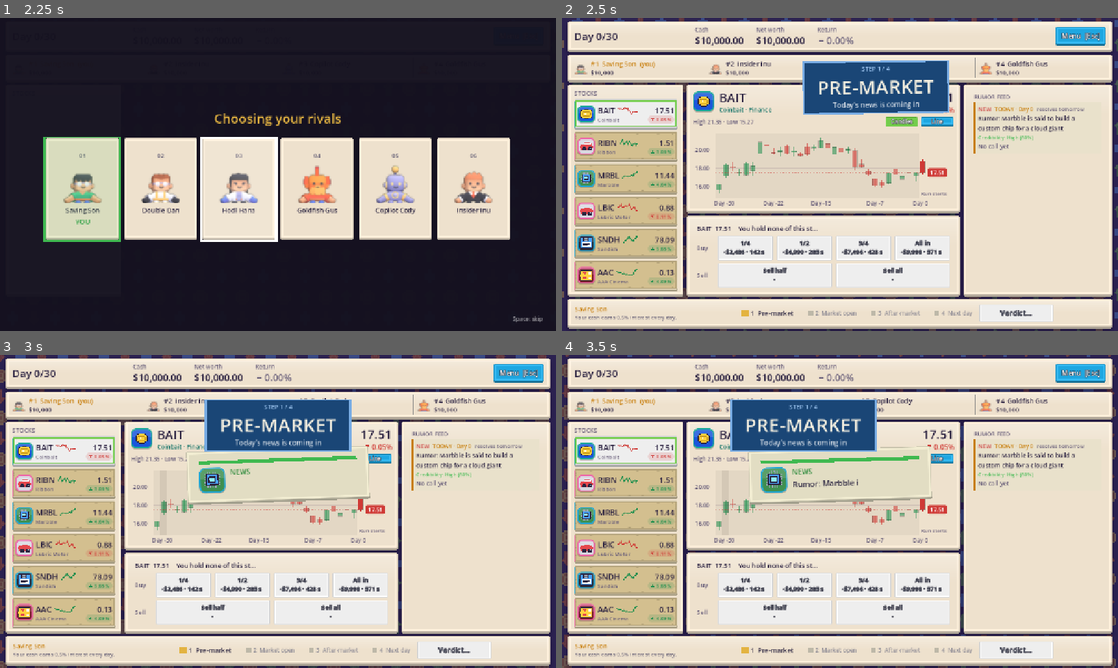
Above: before the commit, frames 1-4 (two rows, left to right).
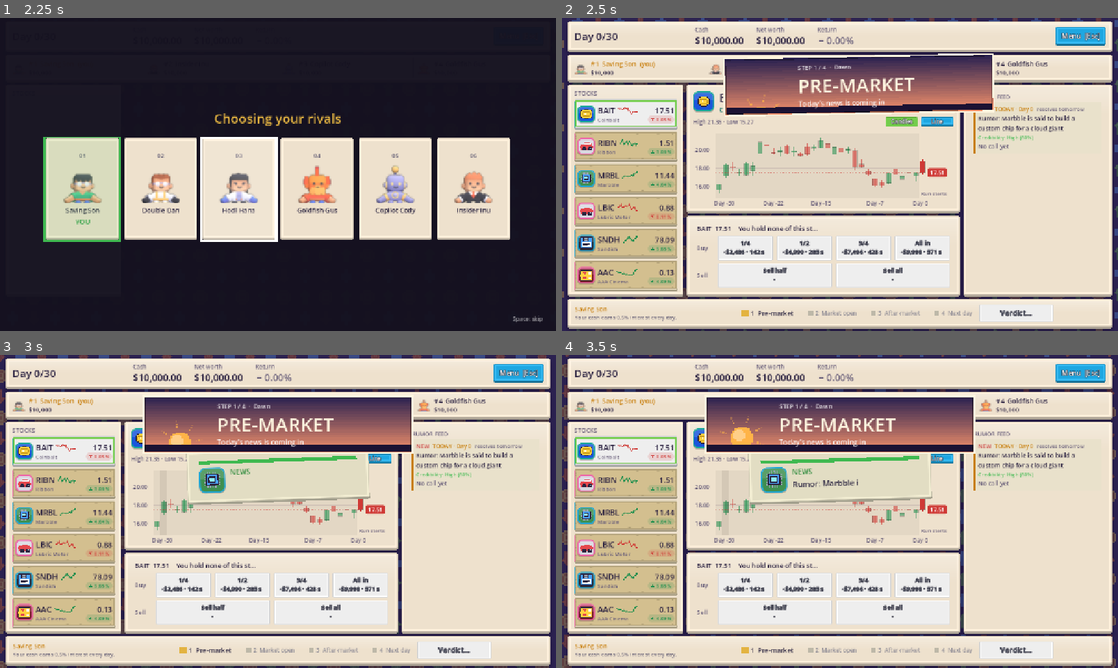
Above: after the commit, the same moments.

Repository: littenduck/stock-simulator
Game: Godot game, scene res://ui/main_menu/main_menu.tscn
Same seed, same stepped clock (60 frames per second), same inputs: the game is played once before the commit and once after it.
Inputs (mouse positions are in pixels of both pictures, inside the frame that each line leads up to):
- Up to frame 1 (2.25 s): click "New Run" at 0.5 s; click "Start Run" at 1.25 s; tap Enter (ui_accept) at 2 s; move the mouse to (400, 158) at 2.02 s; hold Right from 2.03 s (still down); hold B (buy) from 2.03 s (still down); click (400, 158) at 2.17 s
- Up to frame 2 (2.5 s): keep holding Right; keep holding B (buy); tap Enter (ui_accept) at 2.27 s; tap Space (next_day) at 2.3 s
- Up to frame 3 (3 s): move the mouse to (166, 527) at 2.77 s; release Right at 2.78 s; release B (buy) at 2.78 s; hold Left from 2.78 s (still down); tap Space (next_day) at 2.85 s; click (166, 527) at 2.92 s
- Up to frame 4 (3.5 s): keep holding Left; tap Enter (ui_accept) at 3.02 s; tap S (sell) at 3.05 s

Frame 1 is identical in both runs. In frame 2, 8.8% of the frame differs, in the area x 29-78%, y 11-32%; in frame 3, 8.5%; in frame 4, 8.5%.

Commit message:
table: step banners painted as dawn, daytime and night; day-turnover scene (moon sets, sun rises, day counter flips) before the next pre-market
Co-Authored-By: Claude Sonnet 5.5 <noreply@anthropic.com>

Diff:
--- a/localization/table.csv
+++ b/localization/table.csv
@@ -139,4 +139,7 @@
 TABLE_BANNER_PRE,Today's news is coming in
 TABLE_BANNER_OPEN,Trade and make your call
 TABLE_BANNER_AFTER,Everybody's bets are revealed
-TABLE_BANNER_NEXT,The day turns over
+TABLE_BANNER_DAWN,Dawn
+TABLE_BANNER_DAY,Daytime
+TABLE_BANNER_NIGHT,Night
+TABLE_DAY_OF,Day %d / %d
--- /dev/null
+++ b/ui/table/day_transition.gd
@@ -0,0 +1,85 @@
+## The scene between two days: the screen turns to night, the moon sets, the sun comes up, and the day counter
+## flips from the day that ended to the new one. About two seconds; then the game shows again.
+class_name DayTransition
+extends Control
+
+signal finished
+
+const DURATION := 2.4
+
+var from_day: int = 0
+var to_day: int = 1
+var total_days: int = 30
+var progress: float = 0.0:
+	set(value):
+		progress = value
+		queue_redraw()
+var _fade: float = 0.0
+var _number: Label
+var _flipped: bool = false
+
+
+static func play(host: Control, p_from: int, p_to: int, p_total: int) -> void:
+	var scene := DayTransition.new()
+	scene.from_day = p_from
+	scene.to_day = p_to
+	scene.total_days = p_total
+	host.add_child(scene)
+	await scene.finished
+	scene.queue_free()
+
+
+func _ready() -> void:
+	set_anchors_and_offsets_preset(Control.PRESET_FULL_RECT)
+	mouse_filter = Control.MOUSE_FILTER_STOP
+	set_meta("no_fx", true)
+	var box := VBoxContainer.new()
+	box.set_anchors_and_offsets_preset(Control.PRESET_FULL_RECT)
+	box.alignment = BoxContainer.ALIGNMENT_CENTER
+	box.add_theme_constant_override("separation", 4)
+	box.mouse_filter = Control.MOUSE_FILTER_IGNORE
+	add_child(box)
+	var head := GameFmt.label(tr(TurnBar.STEP_KEYS[3]).to_upper(), Color(1, 1, 1, 0.85), 22)
+	head.horizontal_alignment = HORIZONTAL_ALIGNMENT_CENTER
+	box.add_child(head)
+	_number = GameFmt.label(tr("TABLE_DAY_OF") % [from_day, total_days], Color("#fff6e0"), 64)
+	_number.horizontal_alignment = HORIZONTAL_ALIGNMENT_CENTER
+	box.add_child(_number)
+	modulate.a = 0.0
+	_run()
+
+
+func _run() -> void:
+	var fade_in := create_tween()
+	fade_in.tween_property(self, "modulate:a", 1.0, 0.3)
+	TableFx.sfx(&"next_day")
+	var sweep := create_tween()
+	sweep.tween_property(self, "progress", 1.0, DURATION - 0.7).set_delay(0.2).set_trans(Tween.TRANS_SINE).set_ease(Tween.EASE_IN_OUT)
+	await get_tree().create_timer(0.2 + (DURATION - 0.7) * 0.5).timeout
+	_number.text = tr("TABLE_DAY_OF") % [to_day, total_days]
+	_flipped = true
+	TableFx.pop(_number, 1.4, 0.0)
+	TableFx.sfx(&"reveal_tick")
+	await get_tree().create_timer((DURATION - 0.7) * 0.5 + 0.1).timeout
+	TableFx.sfx(&"slot_land")
+	await get_tree().create_timer(0.3).timeout
+	var out := create_tween()
+	out.tween_property(self, "modulate:a", 0.0, 0.4)
+	await out.finished
+	finished.emit()
+
+
+func _draw() -> void:
+	var rect := Rect2(Vector2.ZERO, size)
+	# Night turns to dawn.
+	SkyArt.sky(self, rect, SkyArt.SKY_TOP[2].lerp(SkyArt.SKY_TOP[0], progress), SkyArt.SKY_BOTTOM[2].lerp(SkyArt.SKY_BOTTOM[0], progress))
+	if progress < 0.8:
+		SkyArt.stars(self, rect, 40, progress * 6.0)
+	var horizon := size.y * 0.72
+	var sky_clip := Rect2(Vector2.ZERO, Vector2(size.x, horizon))
+	# The moon sets on the left, the sun comes up on the right.
+	var moon_y := lerpf(size.y * 0.28, horizon + 70.0, progress)
+	SkyArt.moon(self, Vector2(size.x * 0.22, moon_y), 44.0, sky_clip)
+	var sun_y := lerpf(horizon + 70.0, size.y * 0.3, progress)
+	SkyArt.sun(self, Vector2(size.x * 0.78, sun_y), 44.0, sky_clip, SkyArt.SUN_DAWN, progress)
+	SkyArt.ground(self, rect, Color("#1b1233"), size.y - horizon)
--- /dev/null
+++ b/ui/table/sky_art.gd
@@ -0,0 +1,76 @@
+## Pixel-style sky pieces for the step banners and the day transition: gradient skies, a sun, a moon, stars. Every
+## function draws onto the CanvasItem it is given and must be called from that item's _draw().
+class_name SkyArt
+extends RefCounted
+
+const CELL := 4.0
+## Sky colours (top, bottom) for pre-market (dawn), market open (daytime) and after-market (night).
+const SKY_TOP := [Color("#2b2250"), Color("#2f80e0"), Color("#0e1230")]
+const SKY_BOTTOM := [Color("#f2906b"), Color("#8fd0ff"), Color("#2c3068")]
+const SUN := Color("#ffd84a")
+const SUN_DAWN := Color("#ffb347")
+const MOON := Color("#f4efd8")
+
+
+## Vertical gradient in bands of a few pixels.
+static func sky(c: CanvasItem, rect: Rect2, top: Color, bottom: Color) -> void:
+	var bands := maxi(1, int(rect.size.y / 6.0))
+	for i in bands:
+		var y0 := rect.position.y + rect.size.y * float(i) / float(bands)
+		var y1 := rect.position.y + rect.size.y * float(i + 1) / float(bands)
+		c.draw_rect(Rect2(rect.position.x, y0, rect.size.x, y1 - y0 + 0.5), top.lerp(bottom, float(i) / float(maxi(bands - 1, 1))))
+
+
+## A disc made of square cells, clipped to `clip` (so a sun can set below the horizon).
+static func disc(c: CanvasItem, center: Vector2, radius: float, color: Color, clip: Rect2, hole_center: Vector2 = Vector2.INF, hole_radius: float = 0.0) -> void:
+	var n := int(ceil(radius / CELL))
+	for gy in range(-n, n + 1):
+		for gx in range(-n, n + 1):
+			var p := center + Vector2(gx, gy) * CELL
+			if p.distance_to(center) > radius:
+				continue
+			if hole_center != Vector2.INF and p.distance_to(hole_center) < hole_radius:
+				continue
+			var r := Rect2(p - Vector2(CELL, CELL) * 0.5, Vector2(CELL, CELL)).intersection(clip)
+			if r.size.x > 0.0 and r.size.y > 0.0:
+				c.draw_rect(r, color)
+
+
+## The sun with rays; `spin` turns the rays (0..1 is a quarter turn).
+static func sun(c: CanvasItem, center: Vector2, radius: float, clip: Rect2, color: Color = SUN, spin: float = 0.0) -> void:
+	for i in 8:
+		var a := (float(i) + spin * 2.0) * TAU / 8.0
+		for k in range(1, 4):
+			var p := center + Vector2(cos(a), sin(a)) * (radius + 6.0 + float(k) * CELL * 1.6)
+			var r := Rect2(p - Vector2(CELL, CELL) * 0.5, Vector2(CELL, CELL)).intersection(clip)
+			if r.size.x > 0.0 and r.size.y > 0.0:
+				c.draw_rect(r, Color(color.r, color.g, color.b, 0.9 - 0.2 * float(k)))
+	disc(c, center, radius, color, clip)
+	disc(c, center + Vector2(-radius * 0.25, -radius * 0.25), radius * 0.55, color.lightened(0.35), clip, center, 0.0)
+
+
+## A crescent: the disc with a bite taken out of it.
+static func moon(c: CanvasItem, center: Vector2, radius: float, clip: Rect2) -> void:
+	disc(c, center, radius, MOON, clip, center + Vector2(radius * 0.5, -radius * 0.25), radius * 0.85)
+
+
+## Little plus-shaped stars at fixed spots, blinking with `t`.
+static func stars(c: CanvasItem, rect: Rect2, count: int, t: float, seed_value: int = 7) -> void:
+	var rng := RandomNumberGenerator.new()
+	rng.seed = seed_value
+	for i in count:
+		var p := rect.position + Vector2(rng.randf() * rect.size.x, rng.randf() * rect.size.y * 0.8)
+		var blink := 0.35 + 0.65 * absf(sin(t * 3.0 + float(i)))
+		p = (p / CELL).floor() * CELL
+		var col := Color(1, 1, 0.9, blink)
+		c.draw_rect(Rect2(p, Vector2(CELL, CELL)), col)
+		if i % 3 == 0:
+			c.draw_rect(Rect2(p + Vector2(-CELL, 0), Vector2(CELL, CELL)), Color(col.r, col.g, col.b, col.a * 0.6))
+			c.draw_rect(Rect2(p + Vector2(CELL, 0), Vector2(CELL, CELL)), Color(col.r, col.g, col.b, col.a * 0.6))
+			c.draw_rect(Rect2(p + Vector2(0, -CELL), Vector2(CELL, CELL)), Color(col.r, col.g, col.b, col.a * 0.6))
+			c.draw_rect(Rect2(p + Vector2(0, CELL), Vector2(CELL, CELL)), Color(col.r, col.g, col.b, col.a * 0.6))
+
+
+## A band of dark ground along the bottom: the horizon.
+static func ground(c: CanvasItem, rect: Rect2, color: Color, height: float = 14.0) -> void:
+	c.draw_rect(Rect2(rect.position.x, rect.end.y - height, rect.size.x, height), color)
--- a/ui/table/step_banner.gd
+++ b/ui/table/step_banner.gd
@@ -1,12 +1,14 @@
-## A banner that sweeps across the screen whenever the turn moves to a new step: "PRE-MARKET", "MARKET OPEN",
-## "AFTER-MARKET", "NEXT DAY", with a line about what happens now. It never blocks the mouse and is gone in a second.
+## A banner that sweeps across the screen when the turn moves to a new part of the day, painted as that time of the
+## day: PRE-MARKET is dawn (the sun rises), MARKET OPEN is daytime (the sun), AFTER-MARKET is night (moon and stars).
+## The turn over to the next day has its own full-screen scene (DayTransition). The banner never blocks the mouse.
 class_name StepBanner
 extends Control
 
-const COLORS := [Color("#2f7fd6"), Color("#3fb950"), Color("#c77d0a"), Color("#8b5cc4")]
-const HINT_KEYS := ["TABLE_BANNER_PRE", "TABLE_BANNER_OPEN", "TABLE_BANNER_AFTER", "TABLE_BANNER_NEXT"]
-const SLIDE := 0.28
-const HOLD := 0.75
+const HINT_KEYS := ["TABLE_BANNER_PRE", "TABLE_BANNER_OPEN", "TABLE_BANNER_AFTER"]
+const TIME_KEYS := ["TABLE_BANNER_DAWN", "TABLE_BANNER_DAY", "TABLE_BANNER_NIGHT"]
+const SLIDE := 0.4
+const HOLD := 1.3
+const SIZE := Vector2(620, 132)
 
 var _banner: Control
 var _tween: Tween
@@ -24,51 +26,70 @@
 
 
 func show_step(step: int) -> void:
-	if step < 0 or step >= COLORS.size() or not is_inside_tree():
+	if step < 0 or step >= HINT_KEYS.size() or not is_inside_tree():
 		return
 	if _tween != null and _tween.is_valid():
 		_tween.kill()
 	if _banner != null:
 		_banner.queue_free()
-	var color: Color = COLORS[step]
-	var panel := PanelContainer.new()
-	panel.mouse_filter = Control.MOUSE_FILTER_IGNORE
-	panel.set_meta("no_fx", true)
-	var sb := StyleBoxFlat.new()
-	sb.bg_color = color.darkened(0.45)
-	sb.border_color = color.lightened(0.35)
-	sb.set_border_width_all(4)
-	sb.content_margin_left = 34
-	sb.content_margin_right = 34
-	sb.content_margin_top = 8
-	sb.content_margin_bottom = 10
-	panel.add_theme_stylebox_override("panel", sb)
+	var sky := _Sky.new()
+	sky.step = step
+	sky.custom_minimum_size = SIZE
+	sky.size = SIZE
+	sky.mouse_filter = Control.MOUSE_FILTER_IGNORE
+	sky.set_meta("no_fx", true)
 	var box := VBoxContainer.new()
+	box.set_anchors_and_offsets_preset(Control.PRESET_FULL_RECT)
+	box.offset_left = 170.0
+	box.offset_right = -20.0
+	box.alignment = BoxContainer.ALIGNMENT_CENTER
 	box.add_theme_constant_override("separation", 0)
 	box.mouse_filter = Control.MOUSE_FILTER_IGNORE
-	panel.add_child(box)
-	var tag := GameFmt.label("%s %d / 4" % [tr("TABLE_BANNER_STEP"), step + 1], color.lightened(0.5), 14)
-	tag.horizontal_alignment = HORIZONTAL_ALIGNMENT_CENTER
+	sky.add_child(box)
+	var tag := GameFmt.label("%s %d / 4  ·  %s" % [tr("TABLE_BANNER_STEP"), step + 1, tr(TIME_KEYS[step])], Color(1, 1, 1, 0.85), 14)
 	box.add_child(tag)
-	var title := GameFmt.label(tr(TurnBar.STEP_KEYS[step]).to_upper(), Color("#f4efe0"), 44)
-	title.horizontal_alignment = HORIZONTAL_ALIGNMENT_CENTER
-	box.add_child(title)
-	var hint := GameFmt.label(tr(HINT_KEYS[step]), Color(1, 1, 1, 0.8), 16)
-	hint.horizontal_alignment = HORIZONTAL_ALIGNMENT_CENTER
-	box.add_child(hint)
-	add_child(panel)
-	_banner = panel
-	await get_tree().process_frame
-	if not is_instance_valid(panel):
-		return
-	panel.size = panel.get_combined_minimum_size()
-	var rest := Vector2((size.x - panel.size.x) * 0.5, size.y * 0.14)
-	panel.position = Vector2(-panel.size.x - 40.0, rest.y)
-	panel.rotation = -0.03
+	box.add_child(GameFmt.label(tr(TurnBar.STEP_KEYS[step]).to_upper(), Color("#fff6e0"), 44))
+	box.add_child(GameFmt.label(tr(HINT_KEYS[step]), Color(1, 1, 1, 0.9), 16))
+	add_child(sky)
+	_banner = sky
+	var rest := Vector2((size.x - SIZE.x) * 0.5, size.y * 0.13)
+	sky.position = Vector2(-SIZE.x - 40.0, rest.y)
+	sky.rotation = -0.03
 	TableFx.sfx(&"slot_land")
 	_tween = create_tween()
-	_tween.tween_property(panel, "position:x", rest.x, SLIDE).set_trans(Tween.TRANS_BACK).set_ease(Tween.EASE_OUT)
-	_tween.parallel().tween_property(panel, "rotation", 0.0, SLIDE)
+	_tween.tween_property(sky, "position:x", rest.x, SLIDE).set_trans(Tween.TRANS_BACK).set_ease(Tween.EASE_OUT)
+	_tween.parallel().tween_property(sky, "rotation", 0.0, SLIDE)
+	_tween.parallel().tween_property(sky, "motion", 1.0, SLIDE + HOLD)
 	_tween.tween_interval(HOLD)
-	_tween.tween_property(panel, "position:x", size.x + 40.0, SLIDE).set_trans(Tween.TRANS_BACK).set_ease(Tween.EASE_IN)
-	_tween.tween_callback(panel.queue_free)
+	_tween.tween_property(sky, "position:x", size.x + 40.0, SLIDE).set_trans(Tween.TRANS_BACK).set_ease(Tween.EASE_IN)
+	_tween.tween_callback(sky.queue_free)
+
+
+## The painted banner: a sky with the sun rising, the sun, or the moon and stars.
+class _Sky extends Control:
+	var step: int = 0
+	## 0..1 over the life of the banner: the sun rises, the rays turn, the stars blink.
+	var motion: float = 0.0:
+		set(value):
+			motion = value
+			queue_redraw()
+
+	func _draw() -> void:
+		var rect := Rect2(Vector2.ZERO, size)
+		SkyArt.sky(self, rect, SkyArt.SKY_TOP[step], SkyArt.SKY_BOTTOM[step])
+		var clip := rect.grow(-4.0)
+		var center := Vector2(84.0, size.y * 0.5)
+		match step:
+			0:
+				# Dawn: the sun climbs from behind the horizon.
+				var horizon := size.y - 16.0
+				var rise := lerpf(horizon + 34.0, horizon - 22.0, ease(motion, 0.4))
+				SkyArt.sun(self, Vector2(84.0, rise), 26.0, Rect2(clip.position, Vector2(clip.size.x, horizon - clip.position.y)), SkyArt.SUN_DAWN, motion)
+				SkyArt.ground(self, rect.grow(-4.0), Color("#1b1233"))
+			1:
+				SkyArt.sun(self, center, 28.0, clip, SkyArt.SUN, motion)
+			2:
+				SkyArt.stars(self, clip, 14, motion * 4.0)
+				SkyArt.moon(self, Vector2(84.0, size.y * 0.5 - 4.0), 28.0, clip)
+		draw_rect(rect, Color("#fff6e0"), false, 4.0)
+		draw_rect(rect.grow(-4.0), Color(0, 0, 0, 0.35), false, 2.0)
--- a/ui/table/table_screen.gd
+++ b/ui/table/table_screen.gd
@@ -101,7 +101,11 @@
 func _on_result_closed() -> void:
 	if _card_due:
 		_card_due = false
-		_begin_day(0.2)
+		var t := TableUi.session()
+		if t != null:
+			# The day turns over: night to dawn, the day counter flips, and only then the pre-market begins.
+			await DayTransition.play(self, t.day - 1, t.day, t.config.trading_days)
+		_begin_day(0.3)
 
 
 ## Pre-market, after the verdict: today's news pops up and flies into the feed (the Boss rumor too, when a new one
Binary file changed: localization/table.en.translation
Not shown, added: ui/table/day_transition.gd.uid
Not shown, added: ui/table/sky_art.gd.uid
